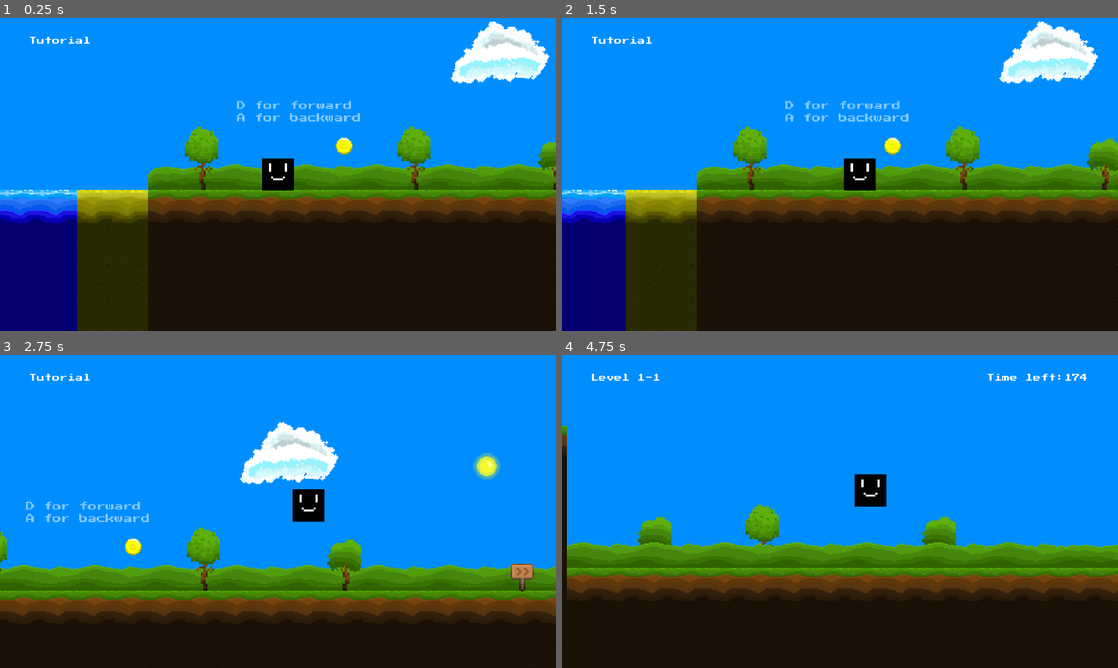
Above: before the commit, frames 1-4 (two rows, left to right).
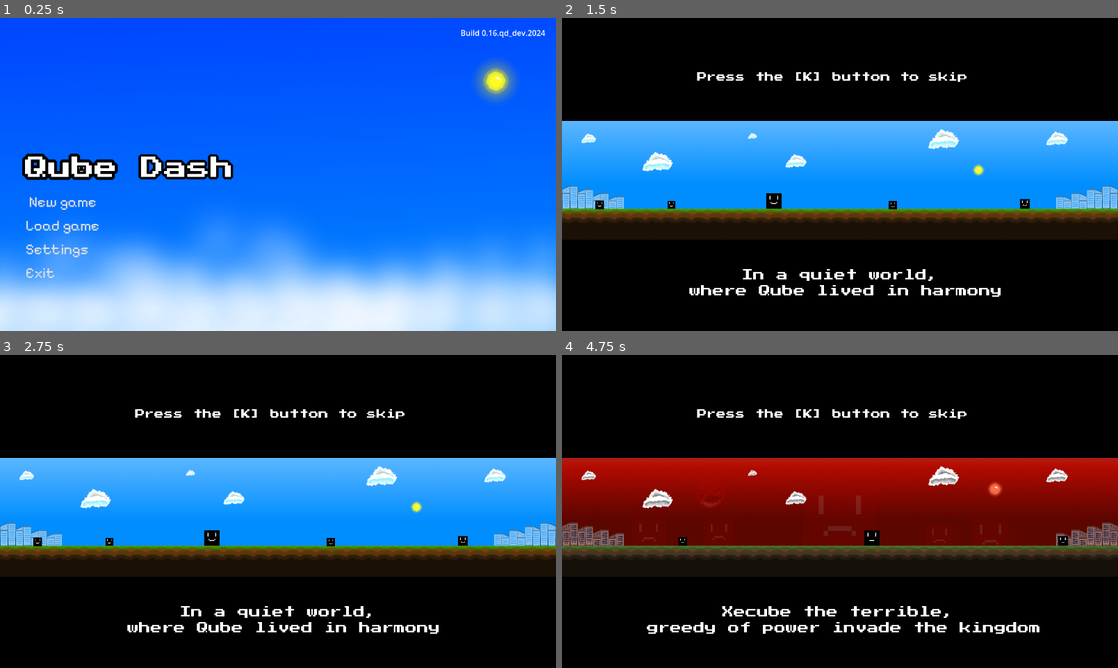
Above: after the commit, the same moments.

Repository: KevCoorp/Qube-Dash
Game: Godot game, scene res://scene/menu/main_menu.tscn
The game is run twice, just before and just after one commit, with the same random seed, the same clock (stepped at 60 frames per second) and the same inputs. Before the commit the project starts from res://scene/game/tutorial/tutorial.tscn.
Inputs (mouse positions are in pixels of both pictures, inside the frame that each line leads up to):
- Up to frame 1 (0.25 s): no input
- Up to frame 2 (1.5 s): click (623, 202) at 0.5 s, where only the run after the commit has a clickable "New game"; tap E (interact) at 1.25, 1.35 s; hold D (right) from 1.28 s (still down)
- Up to frame 3 (2.75 s): keep holding D (right); tap Space (jump) at 1.52, 2.27 s; tap E (interact) at 2, 2.1 s
- Up to frame 4 (4.75 s): tap E (interact) at 2.75, 2.85, 3.6, 4.35 s; release D (right) at 2.78 s; hold A (left) 2.78-3.53 s; tap K (skip) at 3.5, 4.25 s; hold D (right) from 3.53 s (still down); tap Space (jump) at 3.77, 4.52 s

The runs differ from the first frame. In frame 1, 100% of the frame differs, in the area x 0-100%, y 0-100%; in frame 2, 92%; in frame 3, 89%; in frame 4, 100%.

Commit message:
updating

Diff:
--- a/game/cutscenes/cti_1.tscn
+++ b/game/cutscenes/cti_1.tscn
@@ -6,6 +6,7 @@
 [ext_resource type="Texture2D" uid="uid://b21dpxa26dfmo" path="res://game/cutscenes/graphics/intro/sc2.png" id="4_myql4"]
 [ext_resource type="Texture2D" uid="uid://dmcjoxhho3xrt" path="res://game/cutscenes/graphics/intro/sc3.png" id="5_6dsjm"]
 [ext_resource type="Texture2D" uid="uid://bu3yp2uxncj5h" path="res://game/cutscenes/graphics/intro/sc4.png" id="6_dd23o"]
+[ext_resource type="AudioStream" uid="uid://cky5l0avga0hn" path="res://asset/bgm/cutscenes/ct1.ogg" id="7_r716u"]
 
 [node name="CTI_1" type="Node2D"]
 script = ExtResource("1_lm7ri")
@@ -143,3 +144,8 @@
 scale = Vector2(2.5, 2.5)
 theme = ExtResource("1_tufs4")
 text = "Press the [K] button to skip "
+
+[node name="AudioStreamPlayer2D" type="AudioStreamPlayer2D" parent="."]
+stream = ExtResource("7_r716u")
+autoplay = true
+attenuation = 0.0
--- /dev/null
+++ b/game/demoscreen/demo_screen.tscn
@@ -0,0 +1,40 @@
+[gd_scene load_steps=3 format=3 uid="uid://cgocjmjwyfi25"]
+
+[ext_resource type="Theme" uid="uid://brei3ep73waux" path="res://theme/menu/main_menu.tres" id="1_cgh02"]
+
+[sub_resource type="LabelSettings" id="LabelSettings_xc83t"]
+font_size = 26
+
+[node name="DemoScreen" type="Control"]
+layout_mode = 3
+anchors_preset = 15
+anchor_right = 1.0
+anchor_bottom = 1.0
+grow_horizontal = 2
+grow_vertical = 2
+
+[node name="ColorRect" type="ColorRect" parent="."]
+layout_mode = 1
+anchors_preset = 15
+anchor_right = 1.0
+anchor_bottom = 1.0
+grow_horizontal = 2
+grow_vertical = 2
+color = Color(0, 0, 0, 1)
+
+[node name="Label" type="Label" parent="."]
+layout_mode = 1
+anchors_preset = 8
+anchor_left = 0.5
+anchor_top = 0.5
+anchor_right = 0.5
+anchor_bottom = 0.5
+offset_left = -192.5
+offset_top = -11.5
+offset_right = 192.5
+offset_bottom = 11.5
+grow_horizontal = 2
+grow_vertical = 2
+theme = ExtResource("1_cgh02")
+text = "Thank you for playing the Qube Dash demo!"
+label_settings = SubResource("LabelSettings_xc83t")
--- /dev/null
+++ b/game/pause_menu/pause_menu.tscn
@@ -0,0 +1,38 @@
+[gd_scene load_steps=4 format=3 uid="uid://63mbr0wkja1"]
+
+[ext_resource type="Script" path="res://scripts/menu/pause_menu.gd" id="1_3e884"]
+[ext_resource type="Theme" uid="uid://brei3ep73waux" path="res://theme/menu/main_menu.tres" id="2_tw83y"]
+
+[sub_resource type="LabelSettings" id="LabelSettings_w4ag8"]
+font_size = 32
+
+[node name="PauseMenu" type="CanvasLayer"]
+process_mode = 3
+layer = 5
+script = ExtResource("1_3e884")
+
+[node name="ColorRect" type="ColorRect" parent="."]
+anchors_preset = 15
+anchor_right = 1.0
+anchor_bottom = 1.0
+grow_horizontal = 2
+grow_vertical = 2
+color = Color(0, 0, 0, 0.784314)
+
+[node name="Label" type="Label" parent="."]
+anchors_preset = 8
+anchor_left = 0.5
+anchor_top = 0.5
+anchor_right = 0.5
+anchor_bottom = 0.5
+offset_left = -46.5
+offset_top = -19.5
+offset_right = 46.5
+offset_bottom = 19.5
+grow_horizontal = 2
+grow_vertical = 2
+size_flags_horizontal = 0
+theme = ExtResource("2_tw83y")
+theme_override_font_sizes/font_size = 32
+text = "Pause"
+label_settings = SubResource("LabelSettings_w4ag8")
--- a/project.godot
+++ b/project.godot
@@ -12,7 +12,7 @@
 
 config/name="Qube Dash"
 config/description="A plateformer game with cube "
-run/main_scene="res://scene/game/tutorial/tutorial.tscn"
+run/main_scene="res://scene/menu/main_menu.tscn"
 config/features=PackedStringArray("4.2", "Mobile")
 boot_splash/image="res://asset/texture/splash/betsplash.png"
 config/icon="res://icon.png"
@@ -52,6 +52,11 @@
 "events": [Object(InputEventKey,"resource_local_to_scene":false,"resource_name":"","device":-1,"window_id":0,"alt_pressed":false,"shift_pressed":false,"ctrl_pressed":false,"meta_pressed":false,"pressed":false,"keycode":0,"physical_keycode":69,"key_label":0,"unicode":101,"echo":false,"script":null)
 ]
 }
+pause={
+"deadzone": 0.5,
+"events": [Object(InputEventKey,"resource_local_to_scene":false,"resource_name":"","device":-1,"window_id":0,"alt_pressed":false,"shift_pressed":false,"ctrl_pressed":false,"meta_pressed":false,"pressed":false,"keycode":0,"physical_keycode":4194305,"key_label":0,"unicode":0,"echo":false,"script":null)
+]
+}
 
 [rendering]
 
--- a/scene/game/tutorial/tutorial.tscn
+++ b/scene/game/tutorial/tutorial.tscn
@@ -1,8 +1,9 @@
-[gd_scene load_steps=13 format=3 uid="uid://5xxjbbaop6jc"]
+[gd_scene load_steps=14 format=3 uid="uid://5xxjbbaop6jc"]
 
 [ext_resource type="Script" path="res://scripts/world/tutorial/tutorial.gd" id="1_fglse"]
 [ext_resource type="PackedScene" uid="uid://cuci3orvsdp1u" path="res://scene/sprite/player/player.tscn" id="2_amhw8"]
 [ext_resource type="TileSet" uid="uid://tupowi1yrouv" path="res://scene/game/tilemap/tilemap_overworld.tres" id="2_dxxq4"]
+[ext_resource type="PackedScene" uid="uid://63mbr0wkja1" path="res://game/pause_menu/pause_menu.tscn" id="2_l13uw"]
 [ext_resource type="PackedScene" uid="uid://duyyabjkkmu2y" path="res://scene/sprite/item/coin/coin.tscn" id="2_ltl70"]
 [ext_resource type="Theme" uid="uid://b5wdv7bibdjkt" path="res://theme/tutorial/TutorialText.tres" id="3_75htj"]
 [ext_resource type="PackedScene" uid="uid://nf78dqab3iqa" path="res://scene/misc/fallzone/fallzone.tscn" id="6_nbef1"]
@@ -20,6 +21,22 @@
 [node name="Tutorial" type="Node2D"]
 scale = Vector2(0.99844, 1)
 script = ExtResource("1_fglse")
+
+[node name="PauseMenu" parent="." instance=ExtResource("2_l13uw")]
+visible = false
+
+[node name="HUD" type="CanvasLayer" parent="."]
+
+[node name="Label" type="Label" parent="HUD"]
+offset_left = 60.0
+offset_top = 39.0
+offset_right = 204.0
+offset_bottom = 55.0
+theme = ExtResource("3_75htj")
+theme_override_colors/font_color = Color(1, 1, 1, 1)
+theme_override_font_sizes/font_size = 16
+text = "Tutorial "
+metadata/_edit_use_anchors_ = true
 
 [node name="TileMap" type="TileMap" parent="."]
 tile_set = ExtResource("2_dxxq4")
@@ -251,16 +268,3 @@
 
 [node name="Sign" parent="." instance=ExtResource("10_knbpo")]
 position = Vector2(527.823, 434)
-
-[node name="HUD" type="CanvasLayer" parent="."]
-
-[node name="Label" type="Label" parent="HUD"]
-offset_left = 60.0
-offset_top = 39.0
-offset_right = 204.0
-offset_bottom = 55.0
-theme = ExtResource("3_75htj")
-theme_override_colors/font_color = Color(1, 1, 1, 1)
-theme_override_font_sizes/font_size = 16
-text = "Tutorial "
-metadata/_edit_use_anchors_ = true
--- a/scene/game/world/level_overworld/level_1.tscn
+++ b/scene/game/world/level_overworld/level_1.tscn
@@ -1,5 +1,6 @@
-[gd_scene load_steps=13 format=3 uid="uid://p1q7s0474hi2"]
-
+[gd_scene load_steps=14 format=3 uid="uid://p1q7s0474hi2"]
+
+[ext_resource type="PackedScene" uid="uid://63mbr0wkja1" path="res://game/pause_menu/pause_menu.tscn" id="1_aes7m"]
 [ext_resource type="PackedScene" uid="uid://cuci3orvsdp1u" path="res://scene/sprite/player/player.tscn" id="1_r7i87"]
 [ext_resource type="PackedScene" uid="uid://ca326430be24p" path="res://scene/game/world/level_overworld/tile_map.tscn" id="2_o6fvm"]
 [ext_resource type="TileSet" uid="uid://tupowi1yrouv" path="res://scene/game/tilemap/tilemap_overworld.tres" id="3_q7iv1"]
@@ -16,6 +17,9 @@
 size = Vector2(74, 68)
 
 [node name="Level1" type="Node2D"]
+
+[node name="PauseMenu" parent="." instance=ExtResource("1_aes7m")]
+visible = false
 
 [node name="ColorRect" type="ColorRect" parent="."]
 visibility_layer = 16
--- /dev/null
+++ b/scripts/menu/pause_menu.gd
@@ -0,0 +1,17 @@
+extends CanvasLayer
+
+var pause = false
+
+func pause_unpaused():
+	pause = !pause
+
+	if pause:
+		get_tree().paused = true
+		show()
+	else:
+		get_tree().paused = false
+		hide()
+
+func _input(event):
+	if Input.is_action_just_pressed("pause"):
+		pause_unpaused()
Not shown, added: asset/bgm/cutscenes/ct1.ogg.import
Not shown: 1 places in game/cutscenes/cti_1.tscn that only renumber resources
Not shown, added: asset/bgm/cutscenes/ct1.ogg
